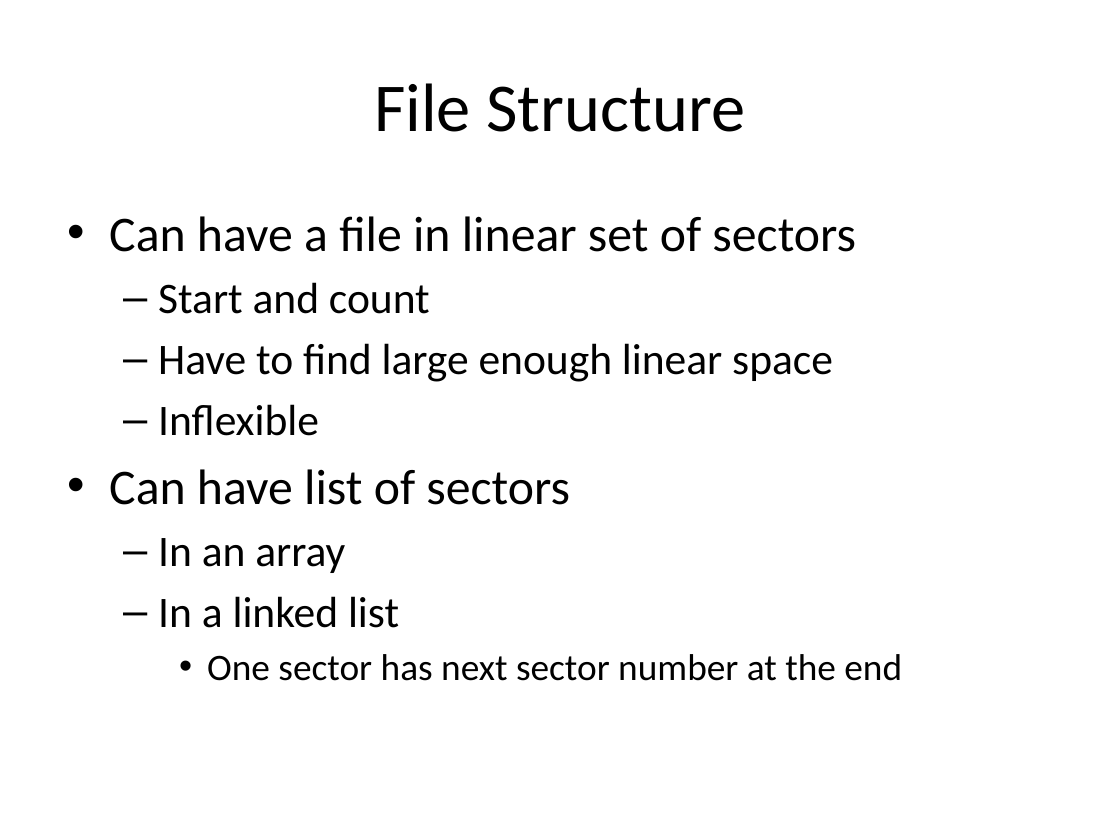
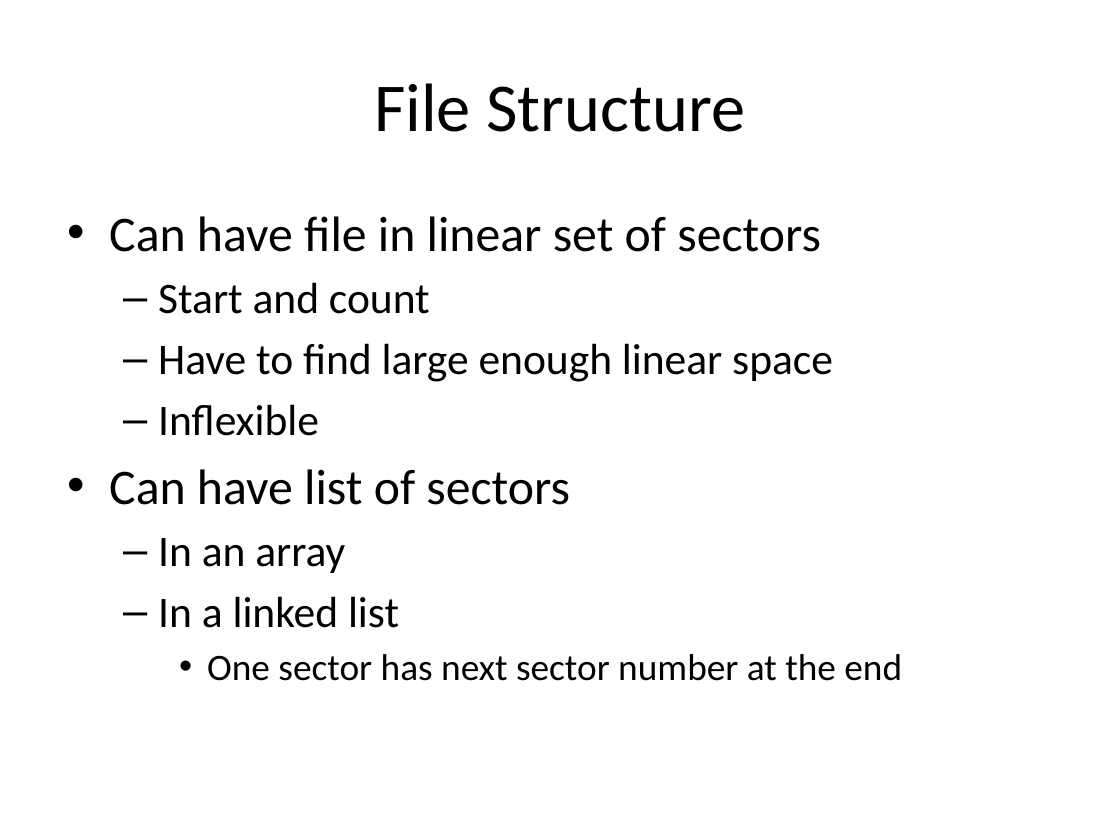
Before and after one commit to ivogeorg/cs1030, a slide deck: slide 13 of slides-steve/Chapter 04.pptx. Drawn at 1120x840 pixels with LibreOffice and Linux fonts; fonts in the diff are those of the drawing; background and template pictures are left out. Boxes give left, top, right and bottom in pixels: in the first picture for what was removed or moved away, otherwise in the second. Text is boxed around its words. In the diff, an @@ line names an element or a change of style, - is before the commit and + after.

```diff
--- a/slides-steve/Chapter 04.pptx
+++ b/slides-steve/Chapter 04.pptx
@@ text at bbox=[109, 216, 821, 252]: text changed @@
-• Can have a file in linear set of sectors
+• Can have file in linear set of sectors
```
Also in this commit, not shown: 14 other slides changed, 1 other file.
